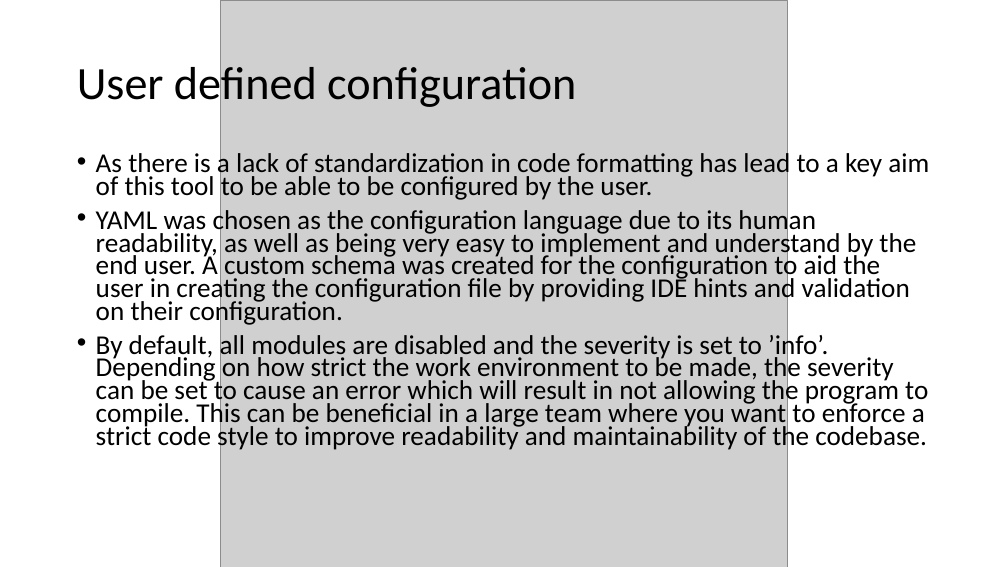
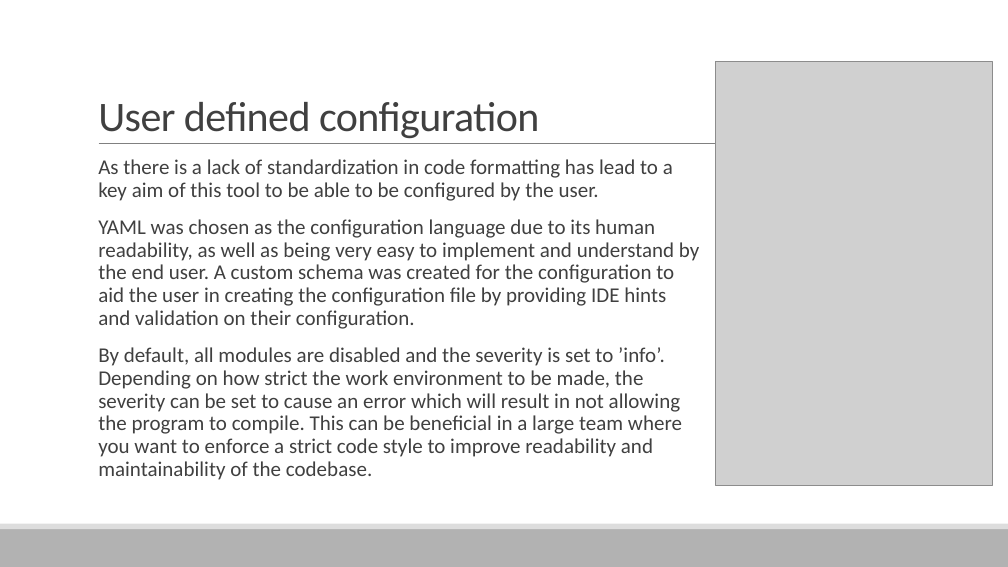
Before and after one commit to ReadieFur/SourceCodeQualityEnhancer-BEngSoftwareEngineeringDissertation-UniversityOfGreenwich, a slide deck: slide 4 of Demonstration.pptx. Drawn at 1008x567 pixels with LibreOffice and Linux fonts; fonts in the diff are those of the drawing; grey boxes stand for pictures. Boxes give left, top, right and bottom in pixels: in the first picture for what was removed or moved away, otherwise in the second. Text is boxed around its words. In the diff, an @@ line names an element or a change of style, - is before the commit and + after.

```diff
--- a/Demonstration.pptx
+++ b/Demonstration.pptx
@@ title "User defined configuration": place and size @@
-title "User defined configuration" at <box>77,61,576,111</box>
+title "User defined configuration" at <box>98,102,539,138</box>
@@ title "User defined configuration" at <box>98,102,539,138</box>: size 44 to 40 pt, text colour #000000 to #404040, letter spacing 0 to -0.5 pt; line spacing 0.9 to 0.85; vertical alignment middle to bottom @@
@@ picture removed at <box>221,0,787,567</box> @@
@@ picture added at <box>715,62,993,485</box> @@
@@ line added from (99, 144) to (923, 144), #808080 0.5 pt @@
@@ text "As there is a lack ...": place and size @@
-text "As there is a lack ..." at <box>96,150,929,452</box>
+text "As there is a lack ..." at <box>98,159,699,480</box>
@@ text "As there is a lack ..." at <box>98,159,699,480</box>: size 25.9 to 20 pt, text colour #000000 to #404040; bullet • to  ; line spacing 0.7 to 0.9; more space between paragraphs @@
@@ rectangle added at <box>0,529,1008,567</box>, fill #B2B2B2 @@
@@ rectangle added at <box>0,524,1008,529</box>, fill #DDDDDD @@
```
Also in this commit, not shown: 21 other slides changed.
